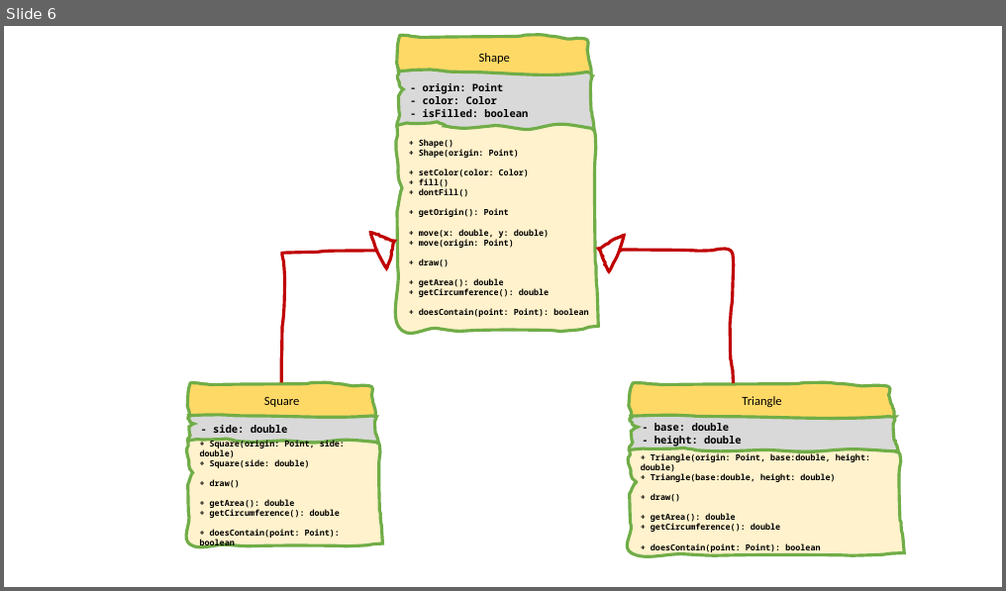
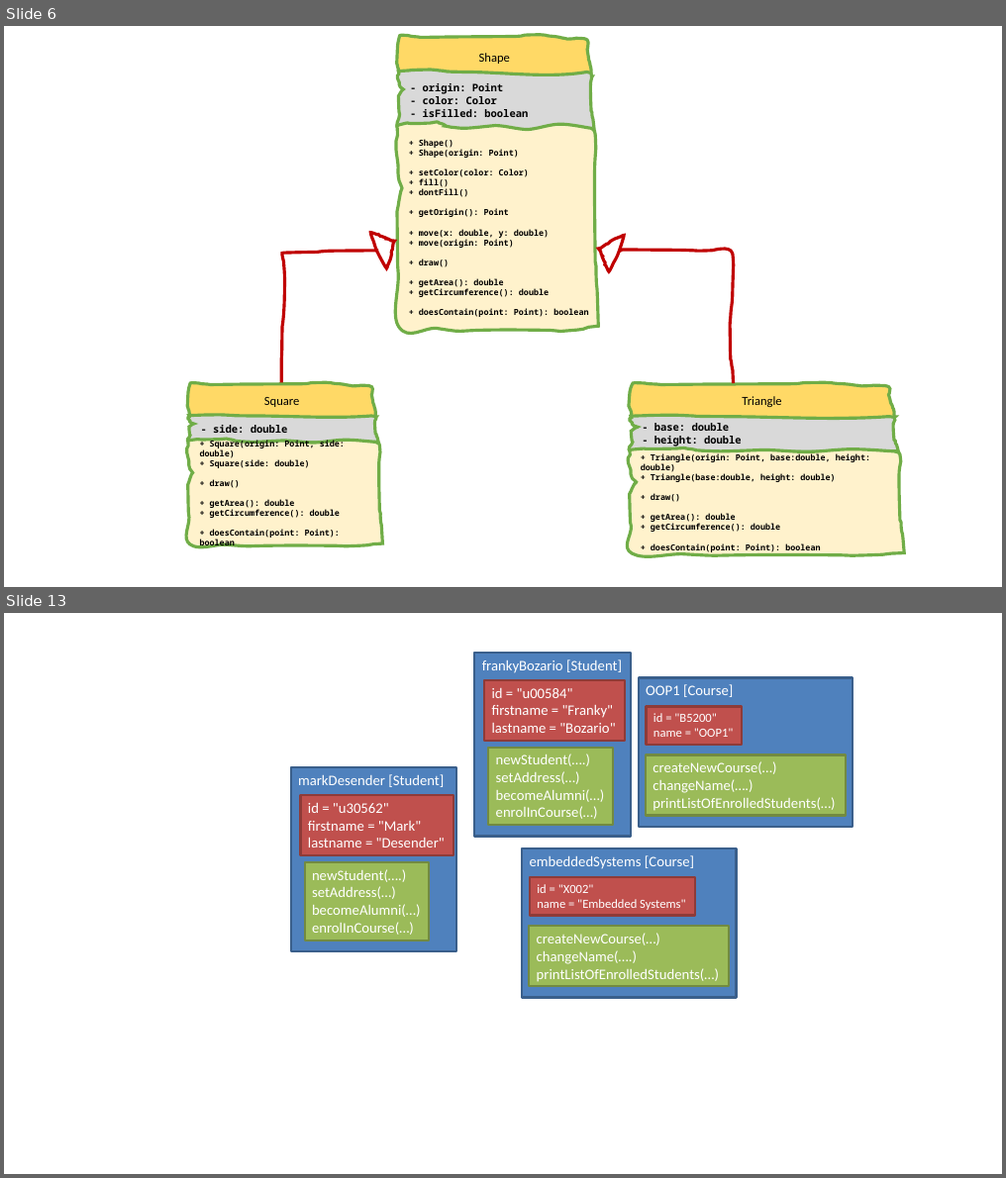
Before and after one commit to BioBoost/object-oriented-programming-using-java, a slide deck: assets/gitbook_images.pptx. Shown one above the other, each under a label of ours: slide 6 before the commit, slides 6 and 13 after it; the slides between them are not shown. The pictures are 1006x591 and 1006x1178 pixels, drawn with LibreOffice and Linux fonts; fonts in the diff are those of the drawing. Boxes give left, top, right and bottom in pixels: in the first picture for what was removed or moved away, otherwise in the second. Text is boxed around its words. In the diff, an @@ line names an element or a change of style, - is before the commit and + after.

```diff
--- a/assets/gitbook_images.pptx
+++ b/assets/gitbook_images.pptx
@@ slide 13 added at [4, 613, 1002, 1174], background #FFFFFF @@
@@ group added at [291, 653, 853, 998]: 12 rectangles @@
+frankyBozario [Student]
+embeddedSystems [Course]
+id = "u00584"
+firstname = "Franky"
+lastname = "Bozario"
+createNewCourse(…)
+changeName(….)
+printListOfEnrolledStudents(…)
+id = "X002"
+name = "Embedded Systems"
+newStudent(….)
+setAddress(…)
+becomeAlumni(…)
+enrolInCourse(…)
+OOP1 [Course]
+createNewCourse(…)
+changeName(….)
+printListOfEnrolledStudents(…)
+id = "B5200"
+name = "OOP1"
+markDesender [Student]
+id = "u30562"
+firstname = "Mark"
+lastname = "Desender"
+newStudent(….)
+setAddress(…)
+becomeAlumni(…)
+enrolInCourse(…)
```
Also in this commit, not shown: 6 other slides added, 5 other files.
